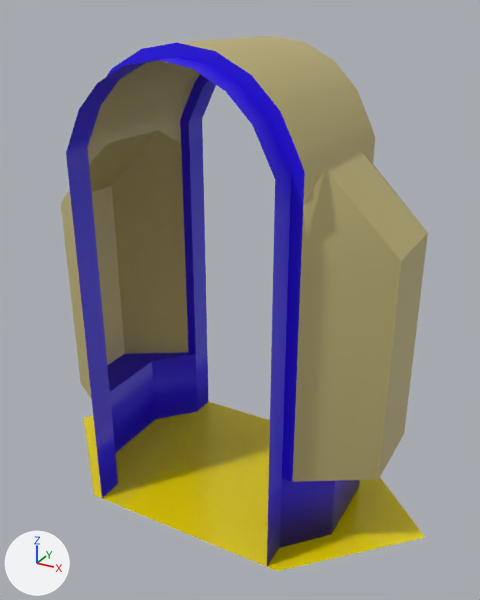
The FBX model Assets/Prefabs/Miles/V1/Straights/StraightV4.fbx as it was, and as the next commit left it.
The view is the same before and after, from a camera (50 mm lens) standing at (1.67, 9.06, 2.63) and looking at (0.06, 11.99, 1.17). Lighting does not change. The marker at lower left points along +X, +Y and +Z. The older version comes first.

The older version as bpy lines, for what is in view:
```python
me_plane_013 = bpy.data.meshes.new('Plane.013')
me_plane_013.from_pydata(...)  # 200 vertices, 176 faces; spans x -1.2..1.2, y -0.6..0.6, z 0.0..2.5
# faces by material slot: [28, 84, 64]
me_plane_013.materials.append(mat_floor)  # yellow #e7d300
me_plane_013.materials.append(mat_accent)  # blue #2800e7
me_plane_013.materials.append(mat_mainwall)  # yellow #bfb177
ob_straightv4 = bpy.data.objects.new('StraightV4', me_plane_013)
ob_straightv4.location = (0.0, 12.0, 0.0)
```
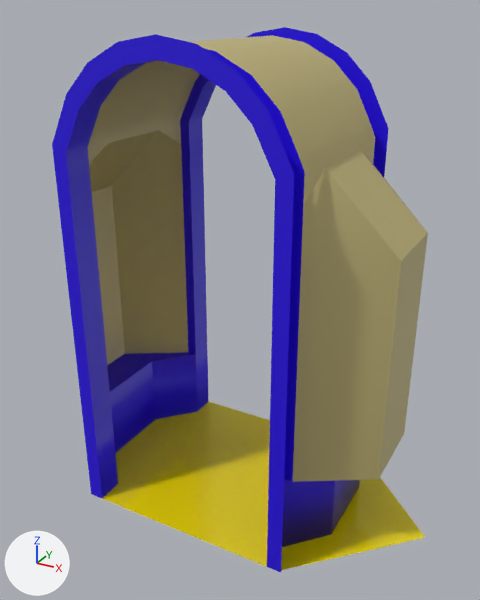
The change, as a list of edits to the scene's bpy script:
```text
Change me_plane_013:
    used by ob_straightv4; location = (0.0, 12.0, 0.0)
    remove me_plane_013.from_pydata(...)  # 200 vertices, 176 faces; spans x -1.2..1.2, y -0.6..0.6, z 0.0..2.5
    add me_plane_013.from_pydata(...)  # 238 vertices, 212 faces; spans x -1.2..1.2, y -0.6..0.6, z 0.0..2.54
    me_plane_013 part 1
    38 vertices are added at x -0.62..0.62, y -0.6..0.6, z 0.0..2.54
    36 new faces join them, mat_accent (blue #2800e7)
```

Pixel boxes [x1, y1, x2, y2] of what changed, in the pictures (480 x 600 px):
'StraightV4', reshaped: before [61, 35, 428, 571]; after [52, 27, 428, 572]
part 1 of me_plane_013, added: after [52, 27, 389, 572]
